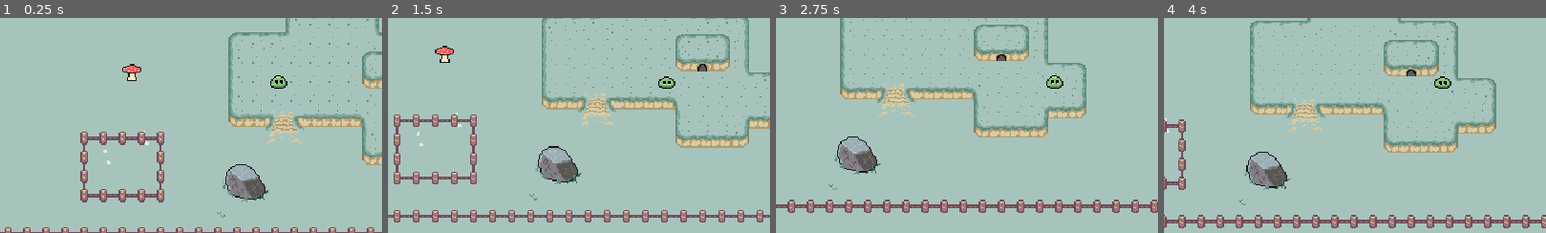
Above: before the commit, frames 1-4 (left to right).
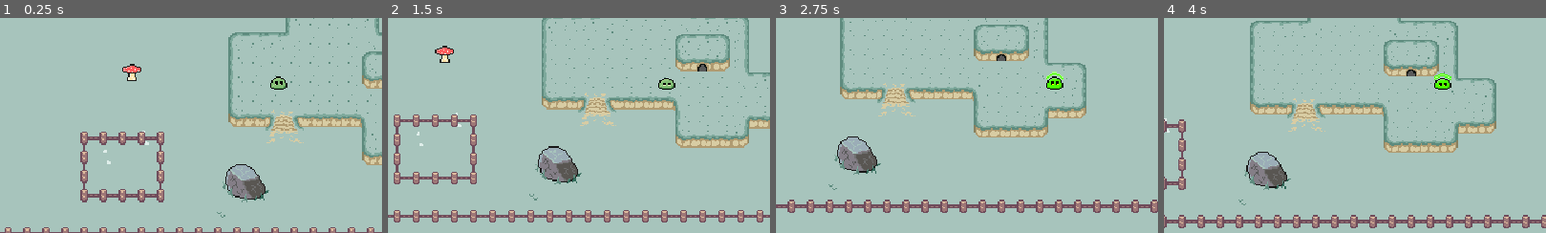
Above: after the commit, the same moments.

Repository: MisterCodo/slime
Game: Godot game, scene res://Levels/main.tscn
Two runs of this game, one before a commit and one after it. Both use one fixed random seed, a clock stepped at 60 frames per second and the inputs below.
Inputs:
- Up to frame 1 (0.25 s): no input
- Up to frame 2 (1.5 s): tap Enter at 0.5 s; hold D (ui_right) 0.53-1.28 s; tap E (action) at 0.6 s; tap R (change_slime_class, bound only after the commit) at 0.8, 1.35 s; hold S (ui_down) from 1.28 s (still down)
- Up to frame 3 (2.75 s): tap E (action) at 1.55, 2.1 s; tap Space at 2 s; release S (ui_down) at 2.03 s; hold D (ui_right) from 2.03 s (still down); tap R (change_slime_class, bound only after the commit) at 2.3 s
- Up to frame 4 (4 s): release D (ui_right) at 2.78 s; hold W (ui_up) 2.78-3.53 s; tap R (change_slime_class, bound only after the commit) at 2.85, 3.8 s; tap E (action) at 3.05, 3.6 s; tap Enter at 3.5 s; hold A (ui_left) from 3.53 s (still down)
The pictures show only the part of the screen within x 14-64%, y 35-85%; the shares and areas given below are measured in that part.

The runs differ from the first frame. In frame 1, 0.2% of the frame differs, in the area x 70-76%, y 26-34%; in frame 2, 0.2%; in frame 3, 0.3%, in the area x 70-76%, y 24-34%; in frame 4, 0.3%.

Commit message:
Fix #6 Adds radioactive slime class and art. Allows to change slime class with keyboard/joystick input

Diff:
--- a/Characters/Slime/slime.gd
+++ b/Characters/Slime/slime.gd
@@ -4,6 +4,15 @@
 @export var ACCELERATION : float = 700
 @export var FRICTION : float = 1000
 
+enum SlimeClass {
+	NORMAL,
+	RADIOACTIVE
+}
+var slime_class = SlimeClass.NORMAL
+var texture_normal = preload("res://Art/SlimeSpritesheet.png")
+var texture_radioactive = preload("res://Art/SlimeSpritesheetRadioactive.png")
+
+@onready var sprite2d_texture = $Sprite2d
 @onready var animation_tree = $AnimationTree
 @onready var animation_state = animation_tree.get("parameters/playback")
 
@@ -11,6 +20,17 @@
 	pass
 
 func _physics_process(delta):
+	# look for change slime class action
+	if Input.is_action_just_pressed("change_slime_class"):
+		match slime_class:
+			SlimeClass.NORMAL:
+				slime_class = SlimeClass.RADIOACTIVE
+				sprite2d_texture.set_texture(texture_radioactive)
+			SlimeClass.RADIOACTIVE:
+				slime_class = SlimeClass.NORMAL
+				sprite2d_texture.set_texture(texture_normal)
+
+	# move slime based on input direction
 	var input_direction = Input.get_vector("ui_left", "ui_right", "ui_up", "ui_down")
 
 	if input_direction == Vector2.ZERO:
--- a/project.godot
+++ b/project.godot
@@ -53,6 +53,12 @@
 , Object(InputEventJoypadButton,"resource_local_to_scene":false,"resource_name":"","device":-1,"button_index":0,"pressure":0.0,"pressed":false,"script":null)
 ]
 }
+change_slime_class={
+"deadzone": 0.5,
+"events": [Object(InputEventKey,"resource_local_to_scene":false,"resource_name":"","device":0,"window_id":0,"alt_pressed":false,"shift_pressed":false,"ctrl_pressed":false,"meta_pressed":false,"pressed":false,"keycode":82,"physical_keycode":0,"unicode":0,"echo":false,"script":null)
+, Object(InputEventJoypadButton,"resource_local_to_scene":false,"resource_name":"","device":-1,"button_index":3,"pressure":0.0,"pressed":false,"script":null)
+]
+}
 
 [layer_names]
 
Binary file changed: Art/SlimeSpritesheet.png
Binary file added: Art/SlimeSpritesheetRadioactive.png
Not shown, added: Art/SlimeSpritesheetRadioactive.png.import
